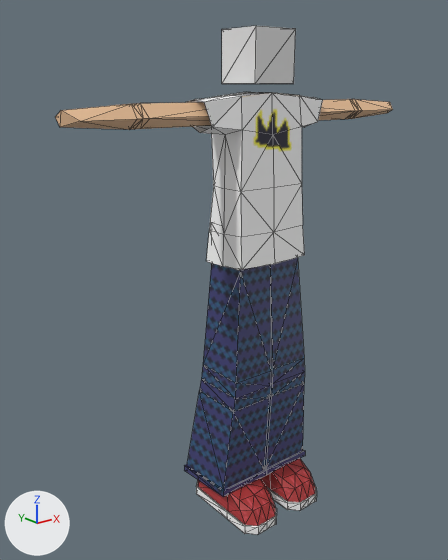
A saved change to the OBJ model models/monkey.obj.
One viewpoint serves both versions: a 50 mm camera at (-1.86, -2.09, 2.03) aimed at (-0.12, 0.08, 1.17). The lights are fixed; the arrows at lower left show +X, +Y and +Z. The older version comes first. Mesh edges are drawn as thin lines. Where no turn or scale is listed for an object, it has been applied to the vertices. Vertices at exactly the same position are counted once.

Names of what the first picture shows: 'Pants'.
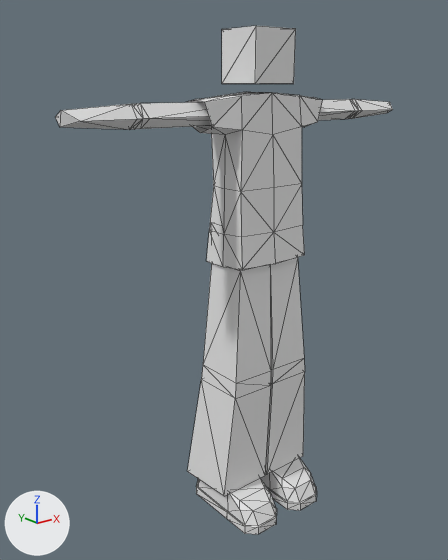
Where the change shows, as pixel boxes (x1, y1, x2, y2) in the pictures (448 x 560 px):
'Pants', reshaped
    before: (56, 26, 393, 535)
    after: (56, 26, 393, 534)
part 1 of me_pants, built on
    before: (184, 372, 316, 535)
    after: (187, 372, 316, 534)
part 2 of me_pants, recoloured
    both: (56, 92, 393, 534)

Patch to the scene script:
```diff
--- a/models/monkey.obj.py
+++ b/models/monkey.obj.py
@@ me_pants @@
 # used by ob_pants; location = (0.0, 0.0, 0.0)
-me_pants.from_pydata(...)  # 307 vertices, 560 faces; spans x -0.91..0.91, y -0.28..0.21, z 0.0..2.26
-me_pants.materials.append(mat_material)  # white #e7e7e7
+me_pants.from_pydata(...)  # 233 vertices, 412 faces; spans x -0.91..0.91, y -0.28..0.2, z 0.01..2.26
+# me_pants part 1
+# 82 vertices are removed from x -0.28..0.28, y -0.28..0.21, z 0.0..0.6
+# 214 faces are deleted
+# 8 vertices are added at x -0.27..0.27, y -0.11..0.2, z 0.13..0.15
+# 66 new faces join them
+# me_pants part 2: 336 faces spanning x -0.91..0.91, y -0.28..0.2, z 0.01..2.01 switch from mat_full (picture img_texture1_png) to no material
```
